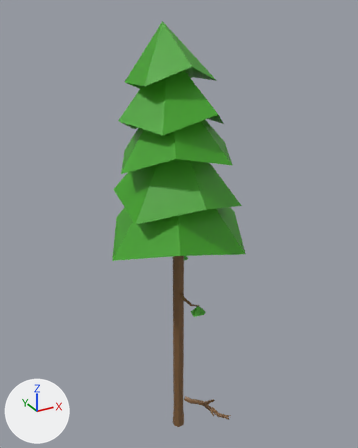
Before and after pictures for a commit that changed the Blender file Blenderfiles/Pinienbaum.blend.
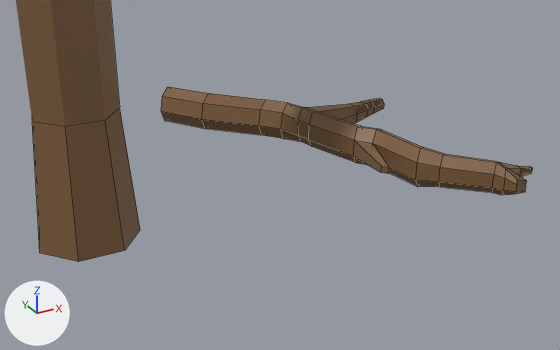
Each version is shown whole from a 50 mm lens placed at (-0.966, -1.775, 1.461), pointed at (0.036, 0.047, 0.55), then close up from a 50 mm lens placed at (-0.098, -0.446, -0.355), pointed at (0.141, -0.011, -0.572). The axes (+X, +Y, +Z) are drawn at lower left. The lights are the same throughout. The close-ups show mesh edges as thin lines.

The first close-up shows 'Branch_01', 'Tree_02'.
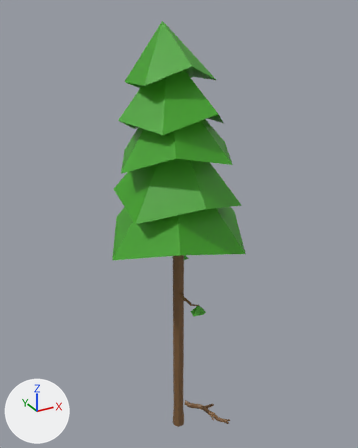
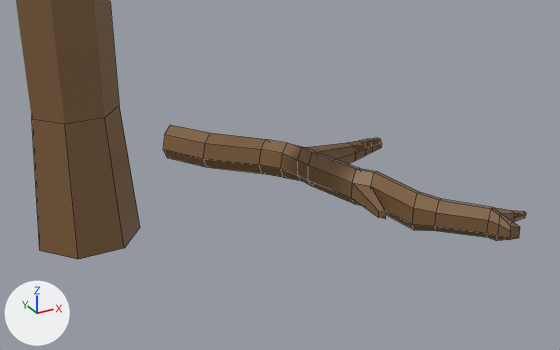
The newer file is also turned or shifted as a whole; pictures and numbers use the older file's frame.

Boxes (x1, y1, x2, y2) around the edits, measured in the close-ups (560 x 350 px):
'Branch_01', mesh moved
    before: (161, 87, 532, 195)
    after: (164, 125, 526, 241)

The change, as a diff of the scene's bpy script:
```diff
--- a/Blenderfiles/Pinienbaum.blend.py
+++ b/Blenderfiles/Pinienbaum.blend.py
@@ me_cylinder_001 @@
 me_cylinder_001.from_pydata(...)  # 149 vertices, 144 faces; spans x -0.017..0.013, y -0.058..0.049, z -0.121..0.153
 # used by ob_branch_01; parent = ob_tree_02; location = (0.175, 0.0, -0.546); rotation_euler = (0.921, 1.571, 0.0), in degrees (53, 90, 0)
+# me_cylinder_001 part 1: the whole mesh is moved by (0.031, 0.0, 0.0)
 me_cylinder_001.materials.append(mat_braun)
```
